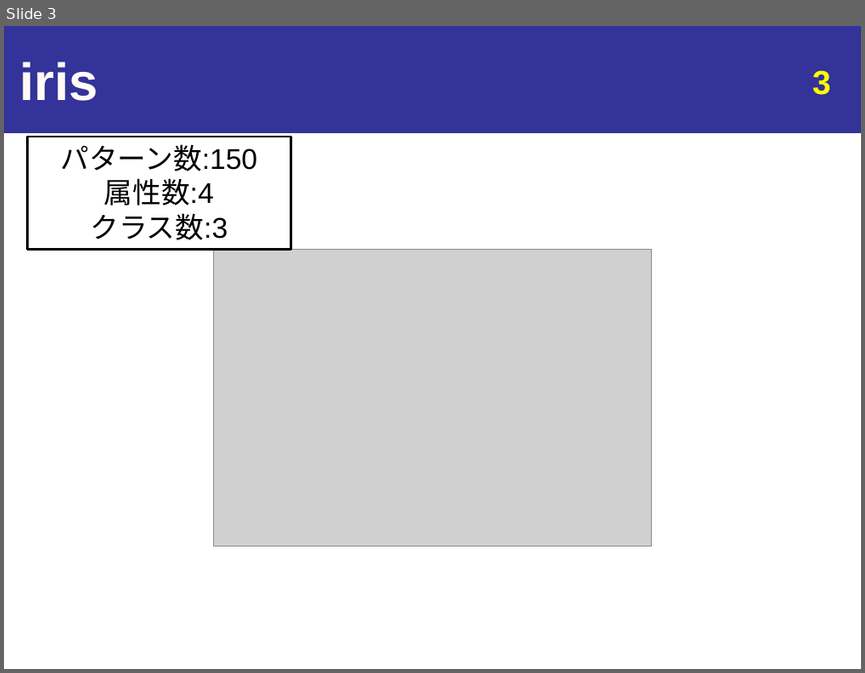
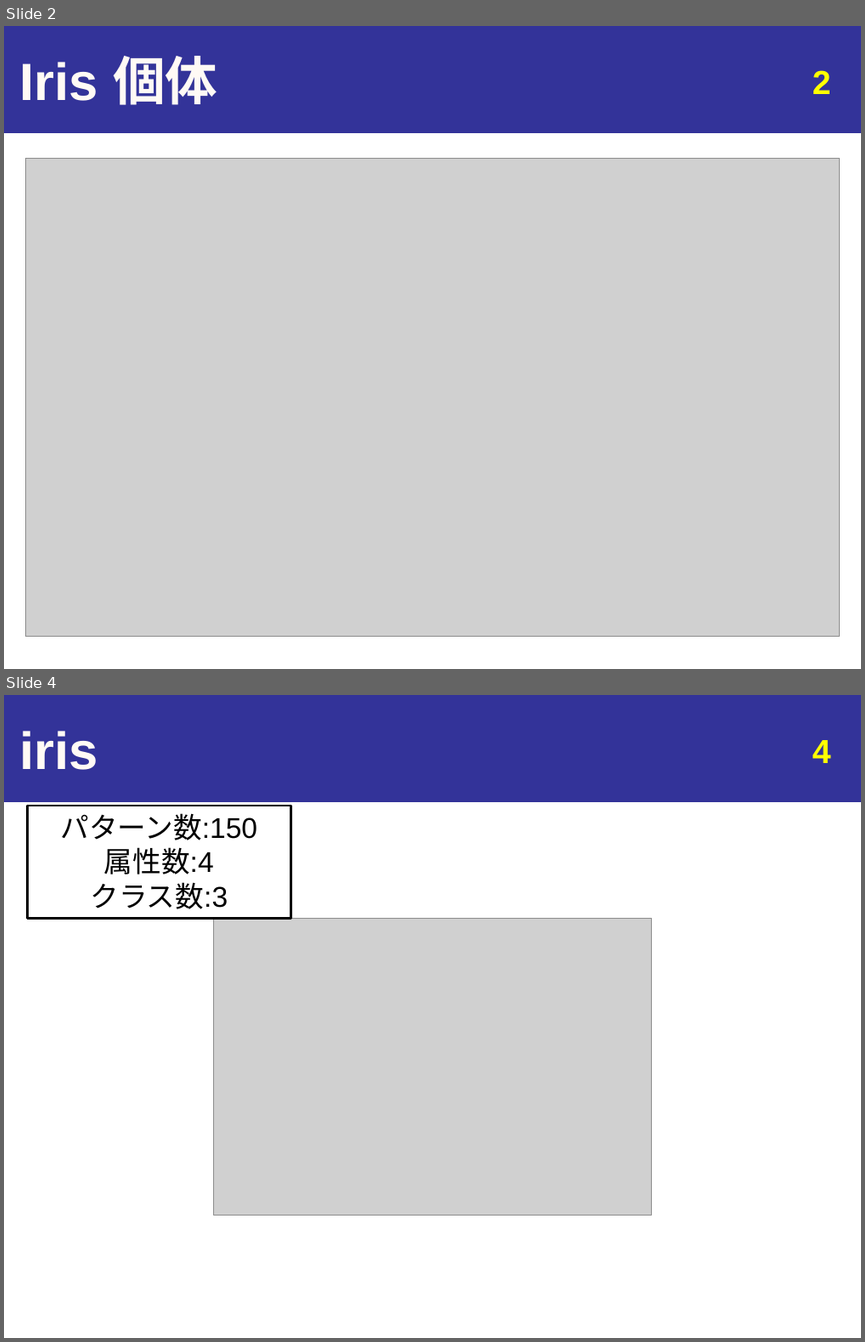
Before and after one commit to hiro-tacky/MoFGBML_4th, a slide deck: MoFGBML_ver22_3回生実験用/tmp.pptx. Shown one above the other, each under a label of ours: slide 3 before the commit, slides 2 and 4 after it; the slides between them are not shown. The pictures are 865x673 and 865x1342 pixels, drawn with LibreOffice and Linux fonts; fonts in the diff are those of the drawing; grey boxes stand for pictures. Boxes give left, top, right and bottom in pixels: in the first picture for what was removed or moved away, otherwise in the second. Text is boxed around its words. In the diff, an @@ line names an element or a change of style, - is before the commit and + after.

```diff
--- a/MoFGBML_ver22_3回生実験用/tmp.pptx
+++ b/MoFGBML_ver22_3回生実験用/tmp.pptx
@@ slide 2 added at [4, 26, 861, 669], background #FFFFFF; not listed: 1 template element that a slide beside it also shows @@
@@ title added at [19, 56, 217, 105], 44 pt, text #FFFAF5, bold @@
+Iris 個体
@@ page number added at [812, 70, 831, 94], 28 pt, text #FFFF00, bold @@
+2
@@ picture added at [25, 158, 840, 636] @@
@@ what was slide 3 is now slide 4 @@
@@ page number at [812, 740, 831, 763]: text changed @@
-3
+4
```
Also in this commit, not shown: 4 other slides added, 19 other files.
